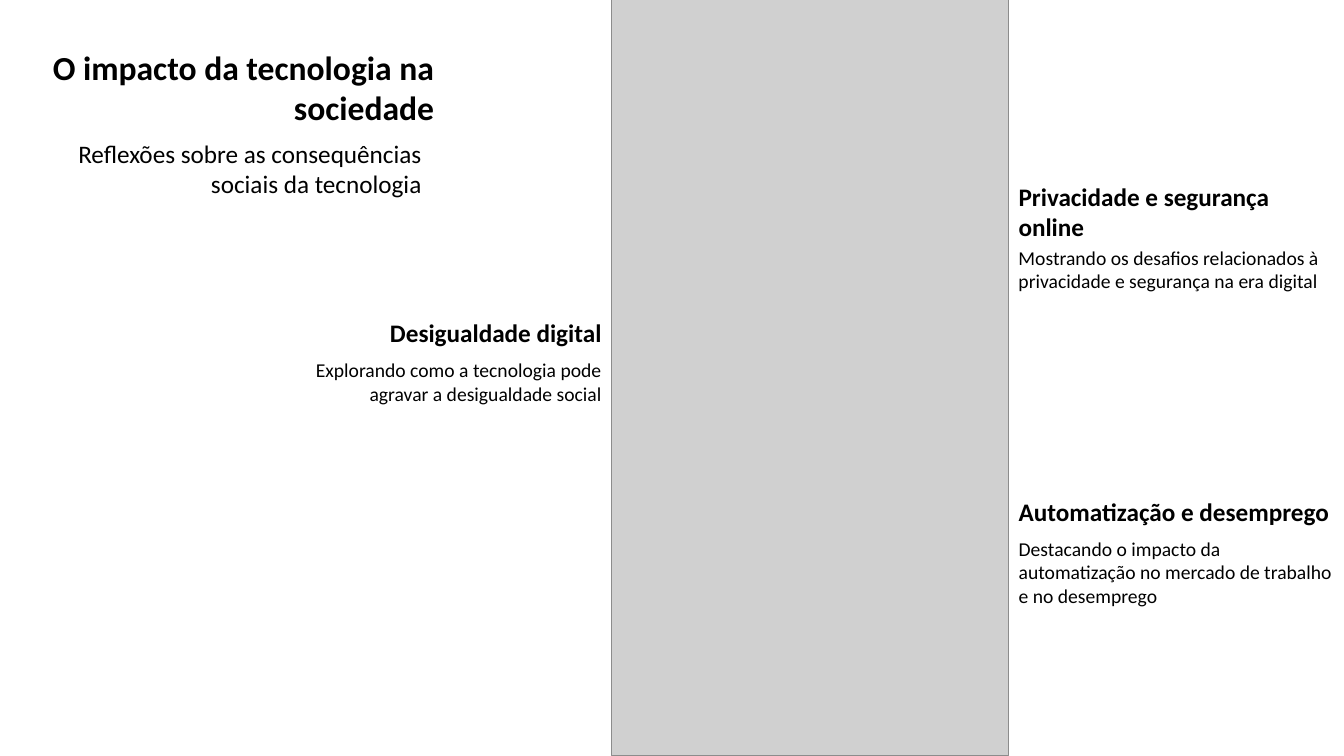
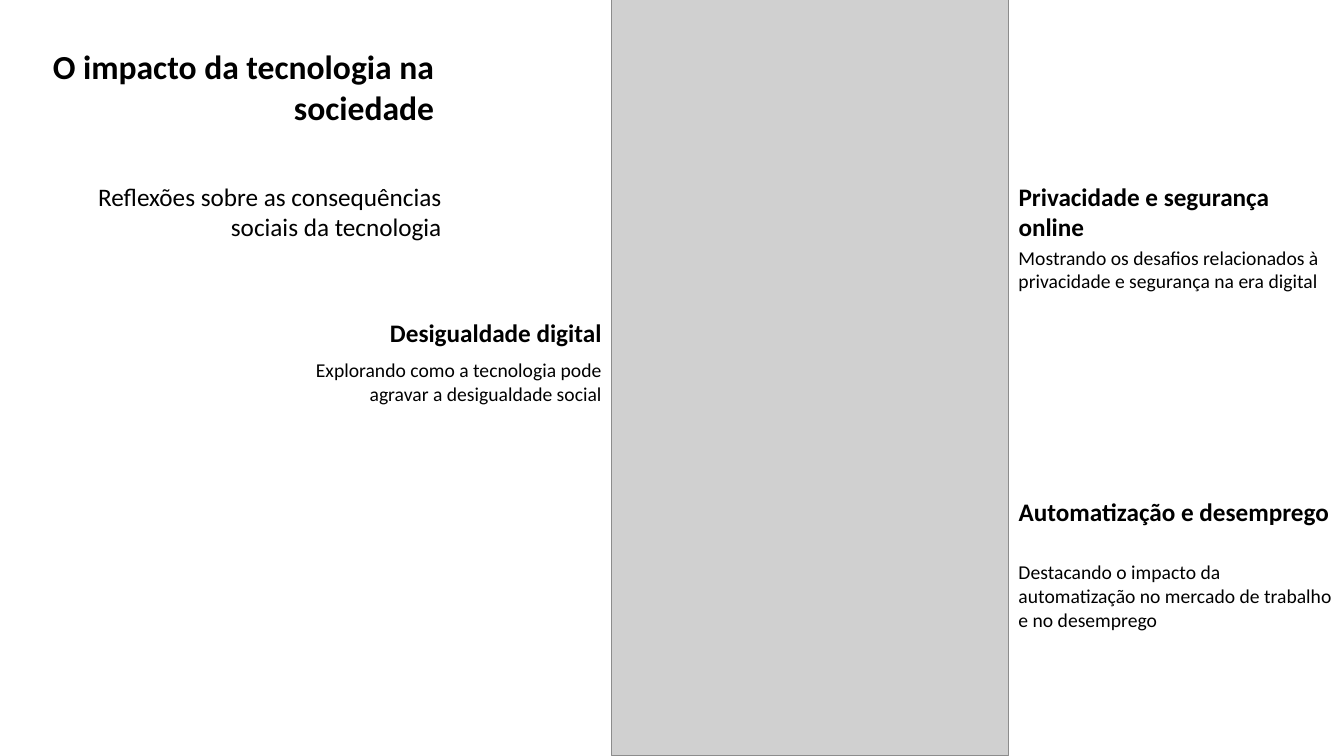
Before and after one commit to E-Mello/PS_Aulas, a slide deck: slide 33 of Evolução_da_Tecnologia_com_a_Programação_Introdução.pptx (slide 14 before the commit). Drawn at 1344x756 pixels with LibreOffice and Linux fonts; fonts in the diff are those of the drawing; grey boxes stand for pictures. Boxes give left, top, right and bottom in pixels: in the first picture for what was removed or moved away, otherwise in the second. Text is boxed around its words. In the diff, an @@ line names an element or a change of style, - is before the commit and + after.

```diff
--- a/Evolução_da_Tecnologia_com_a_Programação_Introdução.pptx
+++ b/Evolução_da_Tecnologia_com_a_Programação_Introdução.pptx
@@ text "Reflexões sobre as consequências sociais ...": place and size @@
-text "Reflexões sobre as consequências sociais ..." at <box>78,145,422,198</box>
+text "Reflexões sobre as consequências sociais ..." at <box>98,188,442,241</box>
@@ text "Destacando o impacto da automatização ...": place and size @@
-text "Destacando o impacto da automatização ..." at <box>1019,542,1331,607</box>
+text "Destacando o impacto da automatização ..." at <box>1018,565,1331,631</box>
```
Also in this commit, not shown: 14 other slides changed, 24 slides added, 5 other files.
